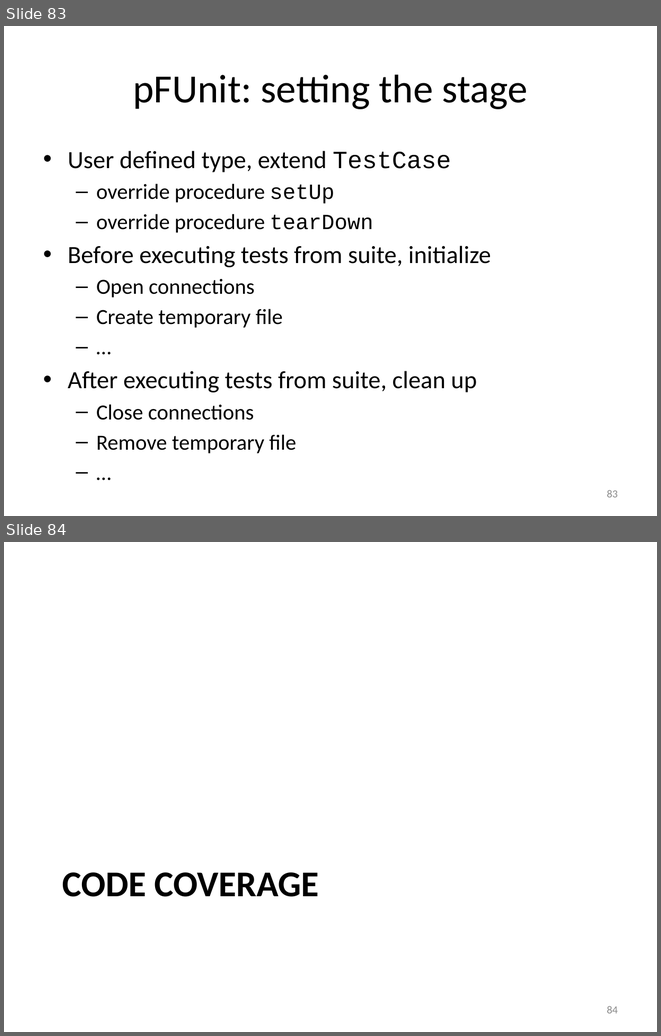
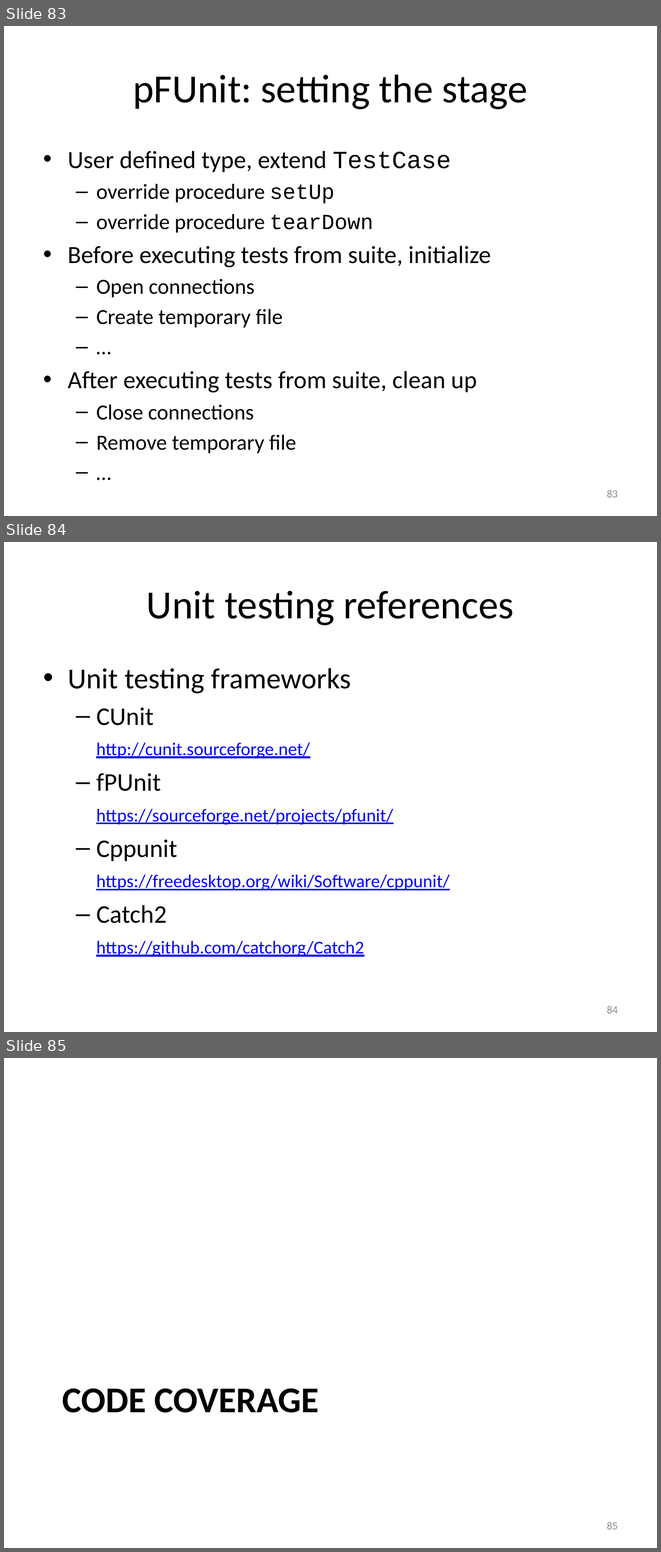
Before and after one commit to gjbex/training-material, a slide deck: Debugging/debugging.pptx. Shown one above the other, each under a label of ours: slides 83 and 84 before the commit, slides 83, 84 and 85 after it. The pictures are 661x1036 and 661x1552 pixels, drawn with LibreOffice and Linux fonts; fonts in the diff are those of the drawing. Boxes give left, top, right and bottom in pixels: in the first picture for what was removed or moved away, otherwise in the second. Text is boxed around its words. In the diff, an @@ line names an element or a change of style, - is before the commit and + after.

Commit message:
Add references to unit testing frameworks

```diff
--- a/Debugging/debugging.pptx
+++ b/Debugging/debugging.pptx
@@ slide 84 added at (4, 542, 657, 1032), background #FFFFFF @@
@@ title added at (147, 591, 514, 625), 44 pt, text #000000 @@
+Unit testing references
@@ text added at (68, 668, 450, 956), 20 pt, text #0000FF, underline @@
+• Unit testing frameworks
+  – CUnit
+    http://cunit.sourceforge.net/
+  – fPUnit
+    https://sourceforge.net/projects/pfunit/
+  – Cppunit
+    https://freedesktop.org/wiki/Software/cppunit/
+  – Catch2
+    https://github.com/catchorg/Catch2
@@ page number added at (607, 1006, 618, 1013), 12 pt, text #8C8C8C @@
+84
@@ what was slide 84 is now slide 85 @@
@@ page number at (607, 1522, 618, 1529): text changed @@
-84
+85
```
Also in this commit, not shown: 1 slide changed.
